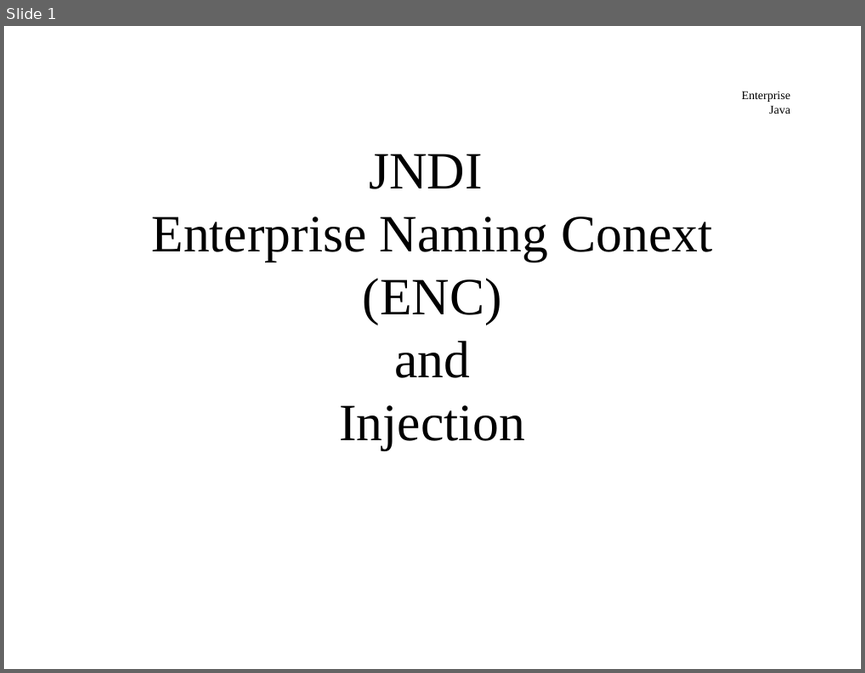
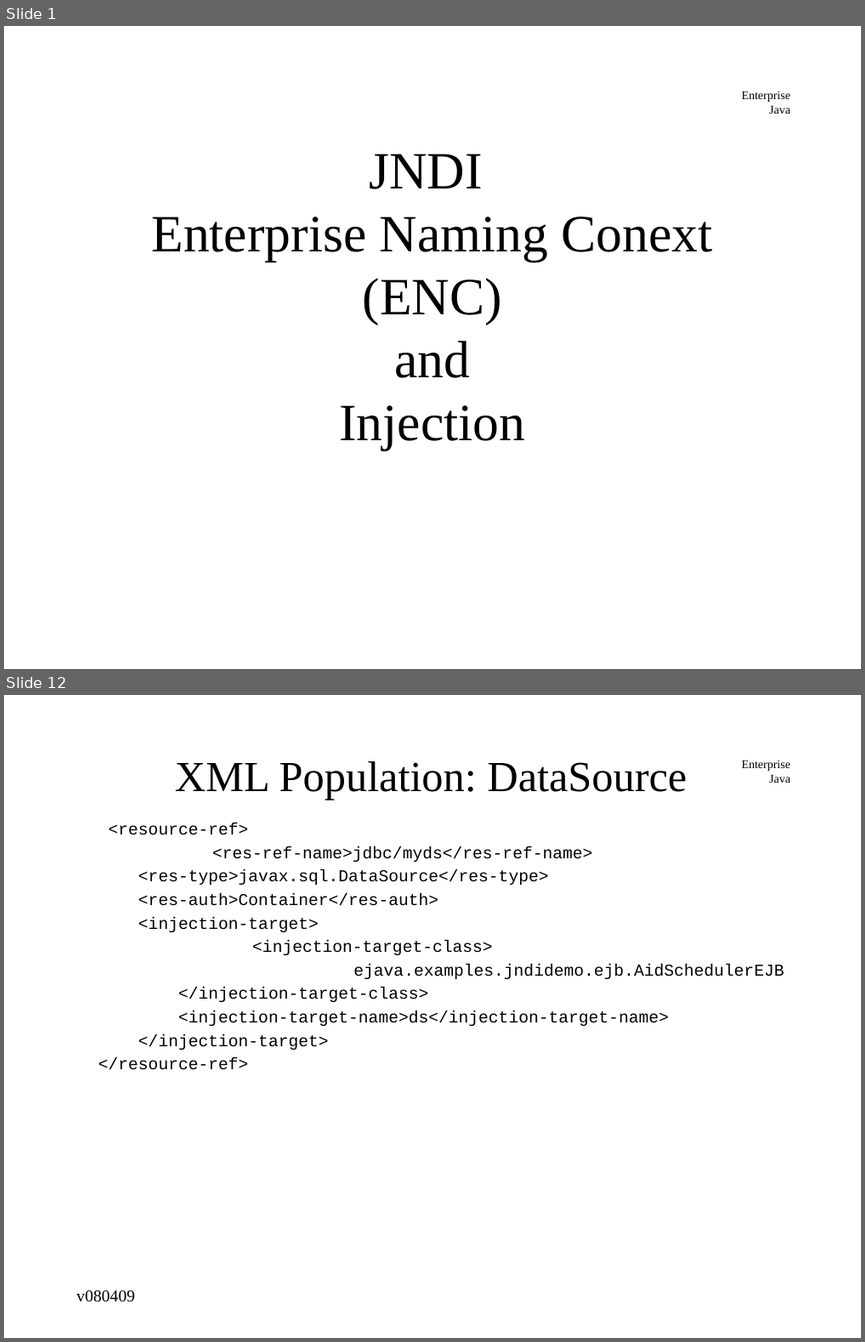
Before and after one commit to jcstaff/ejava-javaee, a slide deck: jndiDemo/src/site/resources/lectures/jndiENC.ppt. Shown one above the other, each under a label of ours: slide 1 before the commit, slides 1 and 12 after it; the slides between them are not shown. The pictures are 865x673 and 865x1342 pixels, drawn with LibreOffice and Linux fonts; fonts in the diff are those of the drawing. Boxes give left, top, right and bottom in pixels: in the first picture for what was removed or moved away, otherwise in the second. Text is boxed around its words. In the diff, an @@ line names an element or a change of style, - is before the commit and + after.

```diff
--- a/jndiDemo/src/site/resources/lectures/jndiENC.ppt
+++ b/jndiDemo/src/site/resources/lectures/jndiENC.ppt
@@ slide 12 added at (4, 695, 861, 1338), background #FFFFFF; not listed: 1 template element that a slide beside it also shows @@
@@ title added at (175, 761, 687, 800), 36 pt, text #000000 @@
+XML Population: DataSource
@@ text added at (98, 823, 783, 1070), 14 pt, text #000000 @@
+<resource-ref>
+<res-ref-name>jdbc/myds</res-ref-name>
+<res-type>javax.sql.DataSource</res-type>
+<res-auth>Container</res-auth>
+<injection-target>
+<injection-target-class>
+ejava.examples.jndidemo.ejb.AidSchedulerEJB
+</injection-target-class>
+<injection-target-name>ds</injection-target-name>
+</injection-target>
+</resource-ref>
@@ text added at (76, 1290, 135, 1302), 14 pt, text #000000 @@
+v080409
```
Also in this commit, not shown: 15 slides changed, 3 other slides added, 1 slide removed, 5 other files.
